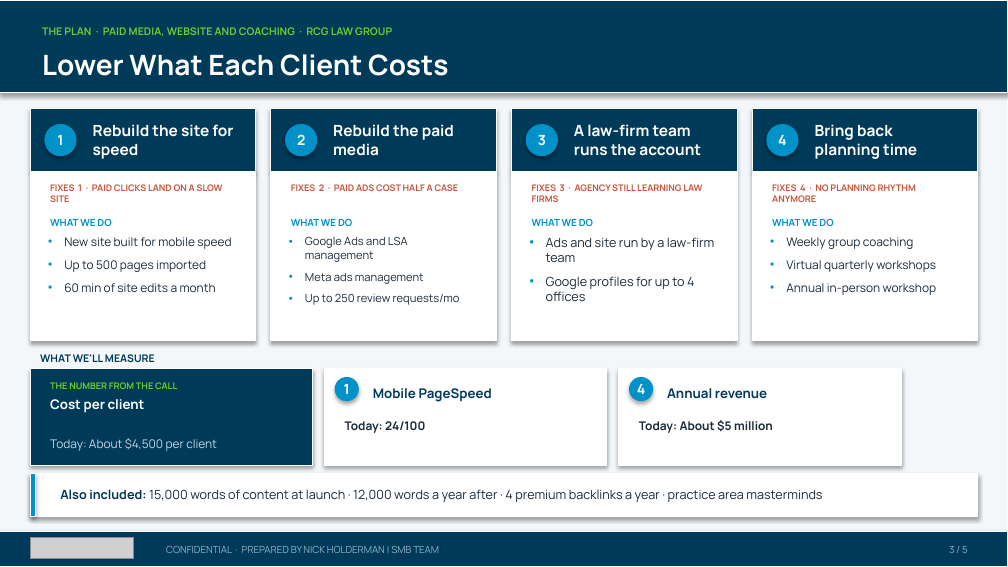
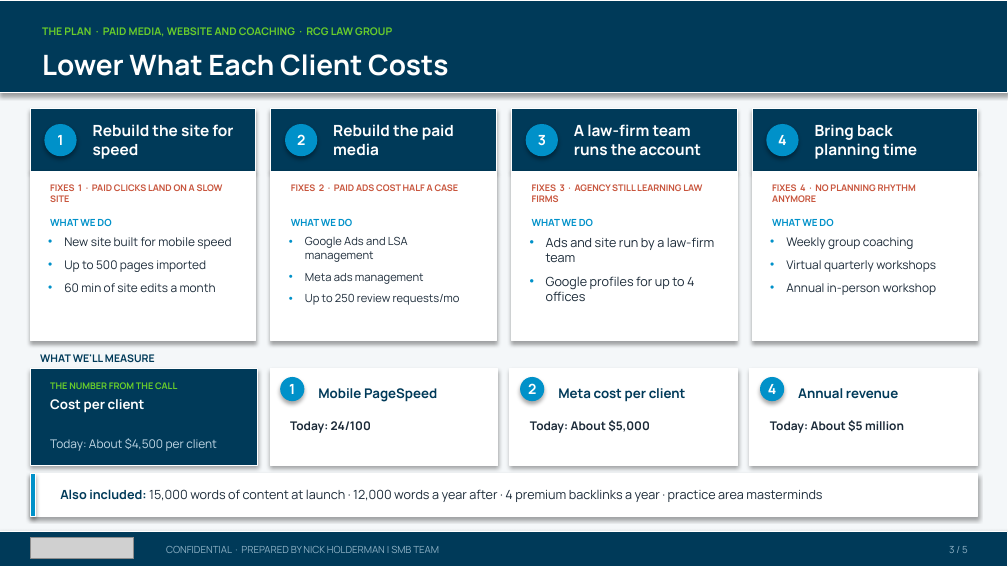
Before and after one commit to SMB-Team-Technology/workwith-smbteam, a slide deck: slide 3 of rcg-law-group/RCG Law Group_October 26, 2026_Proposal.pptx. Drawn at 1008x567 pixels with LibreOffice and Linux fonts; fonts in the diff are those of the drawing; grey boxes stand for pictures. Boxes give left, top, right and bottom in pixels: in the first picture for what was removed or moved away, otherwise in the second. Text is boxed around its words. In the diff, an @@ line names an element or a change of style, - is before the commit and + after.

```diff
--- a/rcg-law-group/RCG Law Group_October 26, 2026_Proposal.pptx
+++ b/rcg-law-group/RCG Law Group_October 26, 2026_Proposal.pptx
@@ rectangle: place and size @@
-rectangle at (30, 369, 312, 466)
+rectangle at (30, 369, 258, 466)
@@ rectangle: place and size @@
-rectangle at (325, 369, 607, 466)
+rectangle at (270, 369, 498, 466)
@@ text "1": place and size @@
-text "1" at (344, 384, 350, 394)
+text "1" at (289, 384, 295, 394)
@@ ellipse: place and size @@
-ellipse at (335, 377, 359, 401)
+ellipse at (280, 377, 304, 401)
@@ text "Mobile PageSpeed": place and size @@
-text "Mobile PageSpeed" at (373, 388, 492, 402)
+text "Mobile PageSpeed" at (318, 388, 437, 402)
@@ rectangle: place and size @@
-rectangle at (619, 369, 901, 466)
+rectangle at (510, 369, 738, 466)
@@ ellipse: place and size @@
-ellipse at (629, 377, 653, 401)
+ellipse at (520, 377, 544, 401)
@@ text added at (528, 383, 536, 394), 10 pt, text #FFFFFF, bold @@
+2
@@ text added at (558, 388, 686, 402), 9.5 pt, text #003A59, bold @@
+Meta cost per client
@@ rectangle added at (750, 369, 978, 466), fill #FFFFFF, outline #FFFFFF 0.75 pt @@
@@ text "4": place and size @@
-text "4" at (637, 384, 646, 394)
+text "4" at (768, 384, 777, 394)
@@ ellipse added at (760, 377, 784, 401), fill #0091C9 @@
@@ text "Annual revenue": place and size @@
-text "Annual revenue" at (667, 388, 767, 399)
+text "Annual revenue" at (798, 388, 898, 399)
@@ text "Today: 24/100": place and size @@
-text "Today: 24/100" at (345, 421, 425, 433)
+text "Today: 24/100" at (290, 421, 371, 433)
@@ text at (530, 420, 650, 433): text changed @@
-Today: About $5 million
+Today: About $5,000
@@ text added at (770, 420, 904, 433), 8.5 pt, text #1B2A38, bold @@
+Today: About $5 million
```
Also in this commit, not shown: 2 other files.
